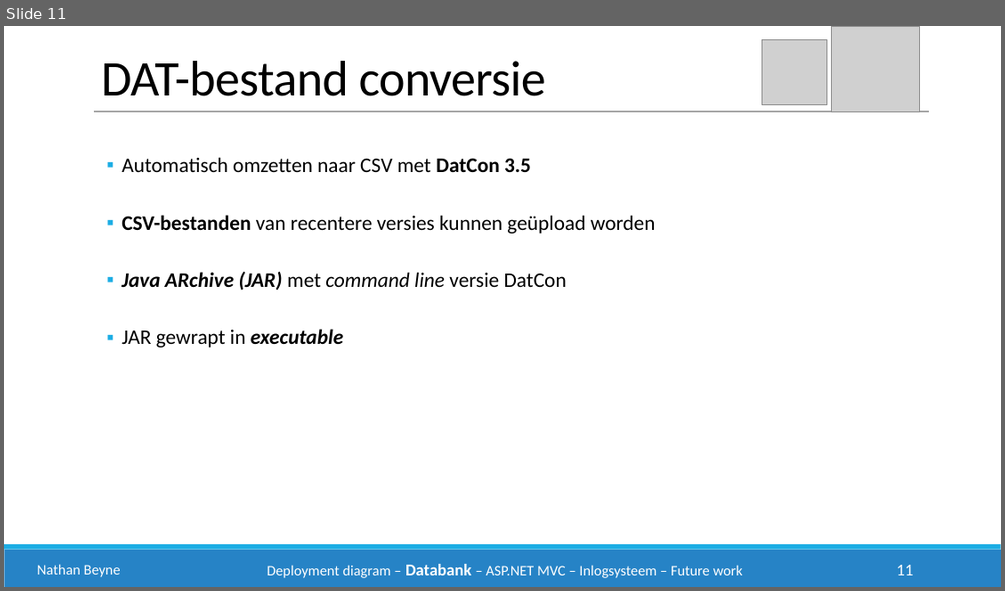
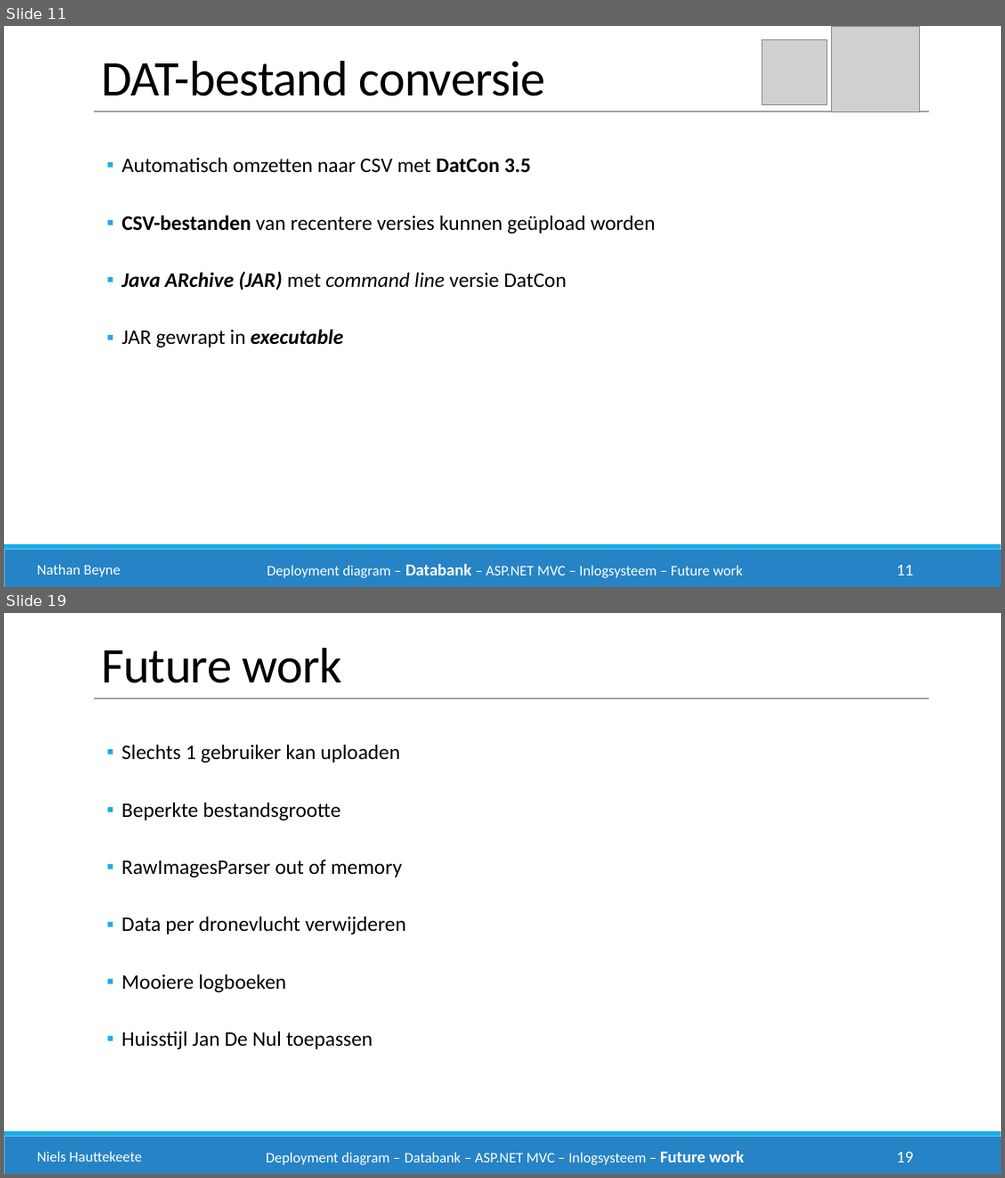
Before and after one commit to philipkukoba/Bachelors-Dissertation-DroneWebApp, a slide deck: documenten/Technische presentatie klant/Technische presentatie klant.pptx. Shown one above the other, each under a label of ours: slide 11 before the commit, slides 11 and 19 after it; the slides between them are not shown. The pictures are 1005x591 and 1005x1178 pixels, drawn with LibreOffice and Linux fonts; fonts in the diff are those of the drawing; grey boxes stand for pictures. Boxes give left, top, right and bottom in pixels: in the first picture for what was removed or moved away, otherwise in the second. Text is boxed around its words. In the diff, an @@ line names an element or a change of style, - is before the commit and + after.

```diff
--- a/documenten/Technische presentatie klant/Technische presentatie klant.pptx
+++ b/documenten/Technische presentatie klant/Technische presentatie klant.pptx
@@ slide 19 added at (4,613,1001,1174), background #FFFFFF; not listed: 2 template elements that a slide beside it also shows @@
@@ text added at (101,648,341,683), 48 pt, text #000000 @@
+Future work
@@ line added from (94, 698) to (929, 698), #A6A6A6 1 pt @@
@@ text added at (121,744,405,1049), 20 pt, text #000000 @@
+  ▪ Slechts 1 gebruiker kan uploaden
+  ▪ Beperkte bestandsgrootte
+  ▪ RawImagesParser out of memory
+  ▪ Data per dronevlucht verwijderen
+  ▪ Mooiere logboeken
+  ▪ Huisstijl Jan De Nul toepassen
@@ text added at (37,1151,142,1161), 14 pt, text #FFFFFF @@
+Niels Hauttekeete
@@ text added at (266,1151,744,1165), 14 pt, text #FFFFFF @@
+Deployment diagram – Databank – ASP.NET MVC – Inlogsysteem – Future work
@@ page number added at (897,1151,914,1162), 16 pt, text #FFFFFF @@
+19
```
Also in this commit, not shown: 9 other slides added.
